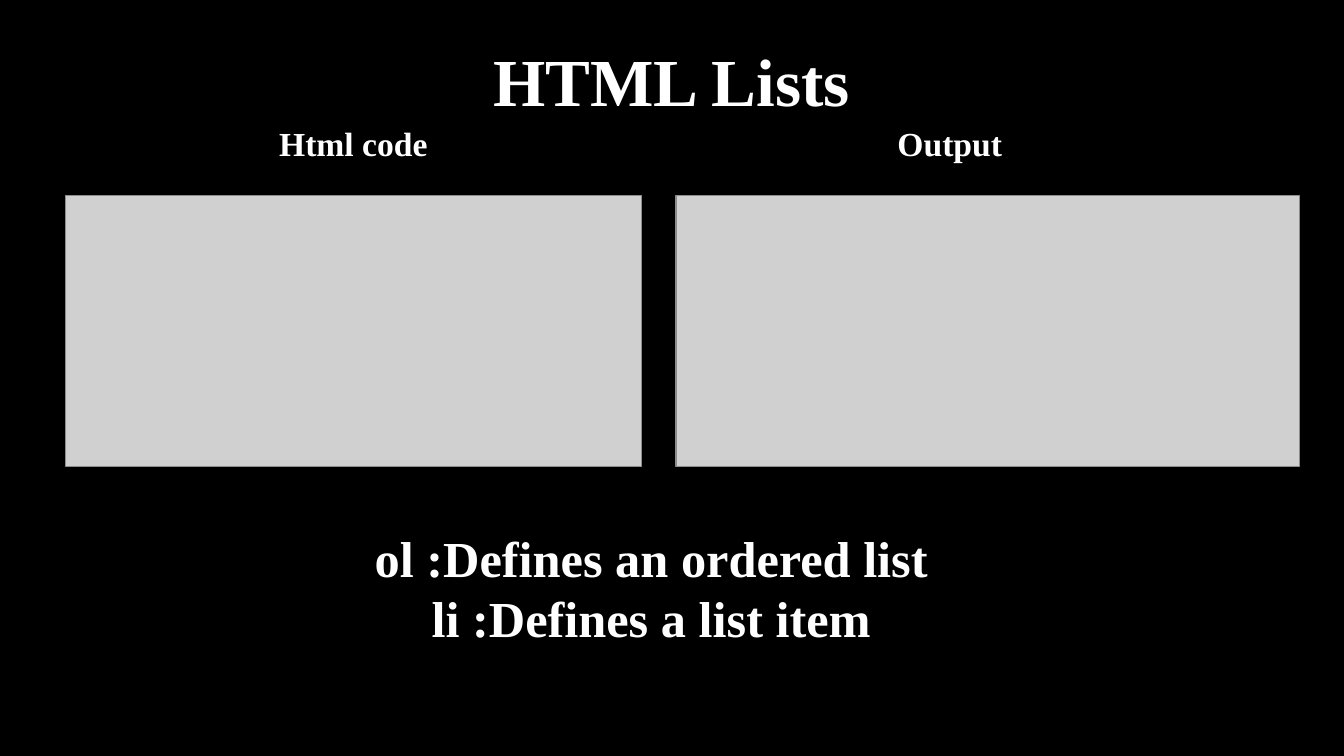
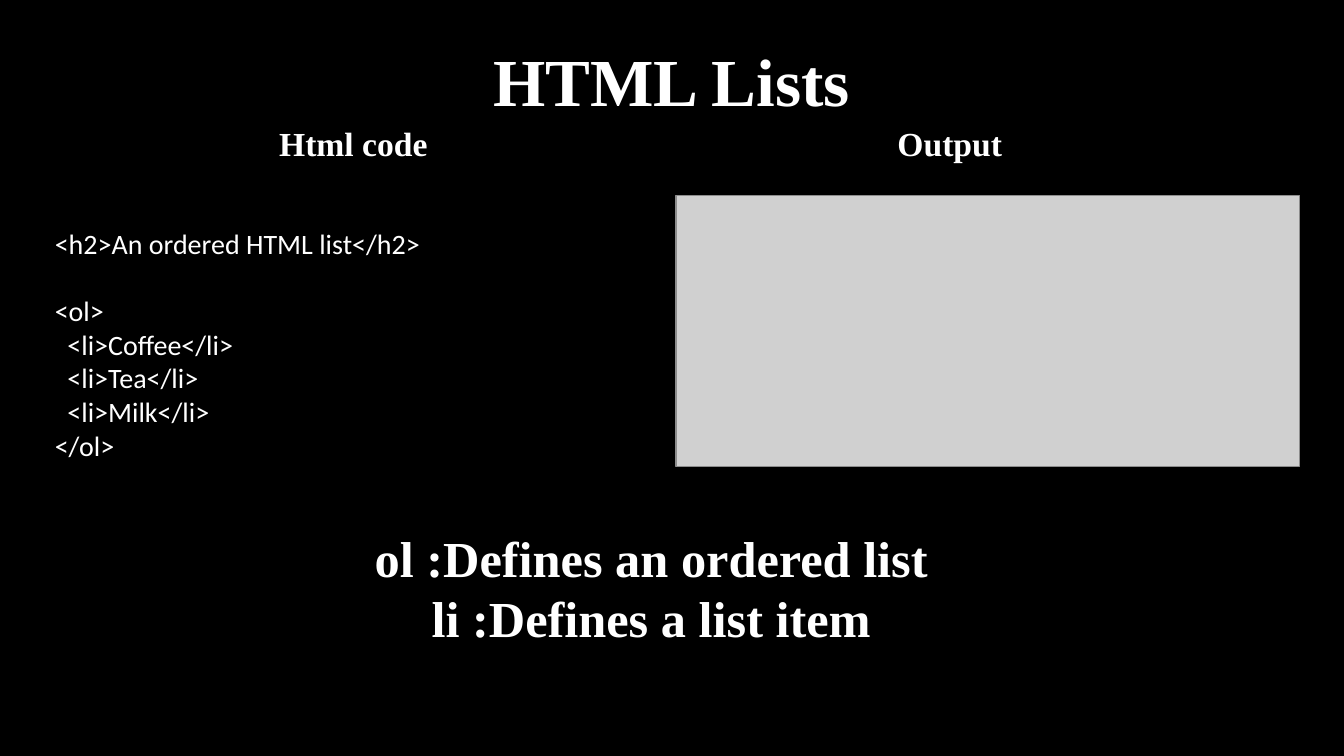
Before and after one commit to haiderIbrahem/ASPU_WEB, a slide deck: slide 37 of web.pptx (slide 35 before the commit). Drawn at 1344x756 pixels with LibreOffice and Linux fonts; fonts in the diff are those of the drawing; grey boxes stand for pictures. Boxes give left, top, right and bottom in pixels: in the first picture for what was removed or moved away, otherwise in the second. Text is boxed around its words. In the diff, an @@ line names an element or a change of style, - is before the commit and + after.

```diff
--- a/web.pptx
+++ b/web.pptx
@@ picture removed at [66,196,642,467] @@
@@ text added at [55,234,420,457], 20 pt, text #FFFFFF @@
+<h2>An ordered HTML list</h2>
+<ol>
+<li>Coffee</li>
+<li>Tea</li>
+<li>Milk</li>
+</ol>
```
Also in this commit, not shown: 18 other slides changed, 2 slides added.
